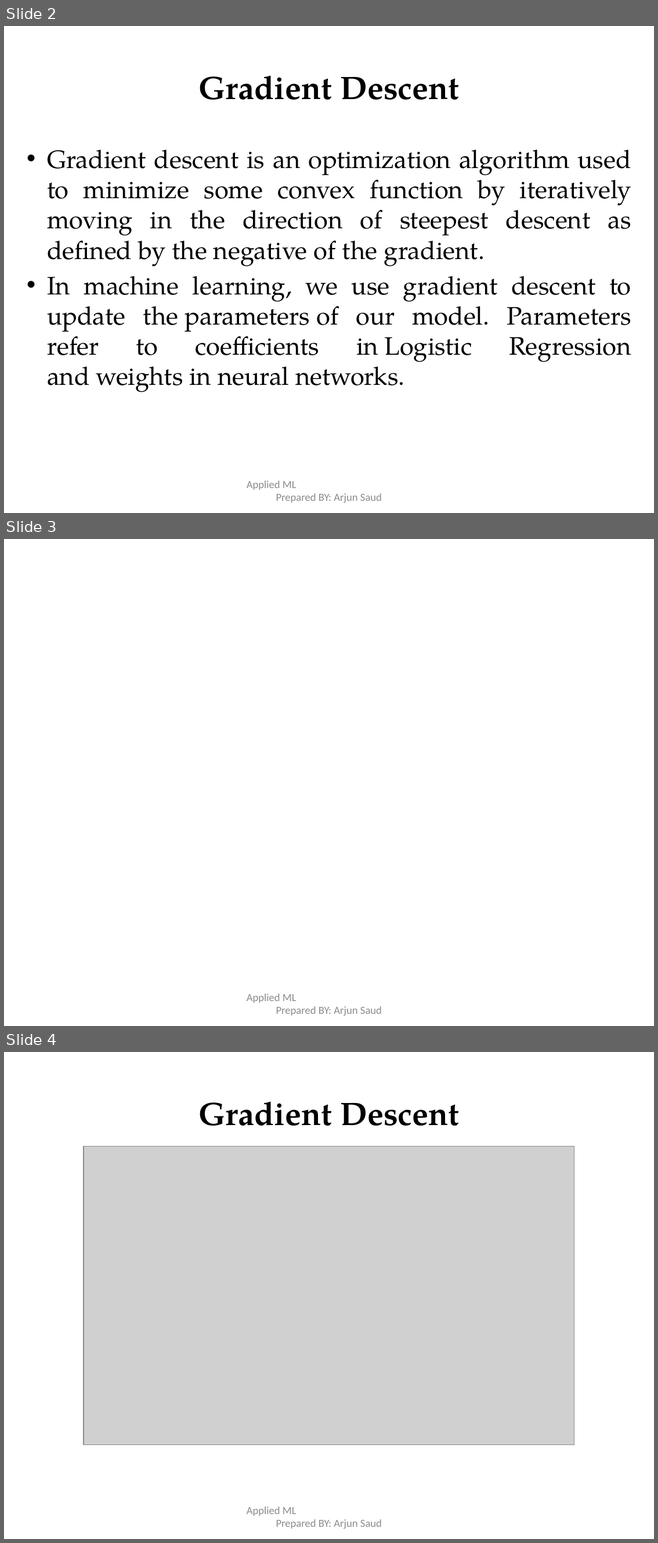
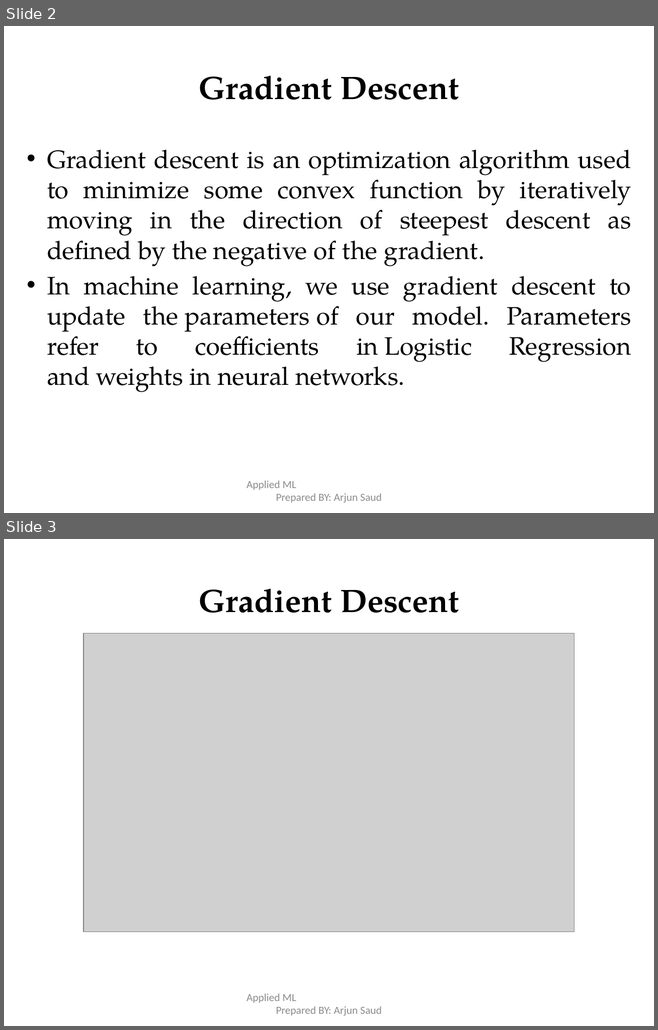
Before and after one commit to iamdurga/Master-in-Data-Science-Study-Materials, a slide deck: Second Semester/Applied Machine Learning/Notes/Unit -2 Supervised Learning (1).pptx. Shown one above the other, each under a label of ours: slides 2, 3 and 4 before the commit, slides 2 and 3 after it. The pictures are 658x1543 and 658x1030 pixels, drawn with LibreOffice and Linux fonts; fonts in the diff are those of the drawing; grey boxes stand for pictures. Boxes give left, top, right and bottom in pixels: in the first picture for what was removed or moved away, otherwise in the second. Text is boxed around its words. In the diff, an @@ line names an element or a change of style, - is before the commit and + after.

```diff
--- a/Second Semester/Applied Machine Learning/Notes/Unit -2 Supervised Learning (1).pptx
+++ b/Second Semester/Applied Machine Learning/Notes/Unit -2 Supervised Learning (1).pptx
@@ slide 3 removed at [4,539,654,1026], background #FFFFFF @@
@@ text removed at [246,994,382,1016] @@
-Applied ML Prepared BY: Arjun Saud
@@ what was slide 4 is now slide 3 @@
```
Also in this commit, not shown: 3 other files.
